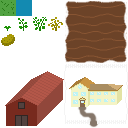
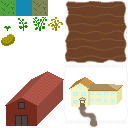
Layered file, before and after one edit (128x128). Changes by layer:
added layer "Pasted Layer" above "forest" over [32, 0, 48, 16]
added layer "forest" above "water.xcf" over [33, 0, 47, 16]
